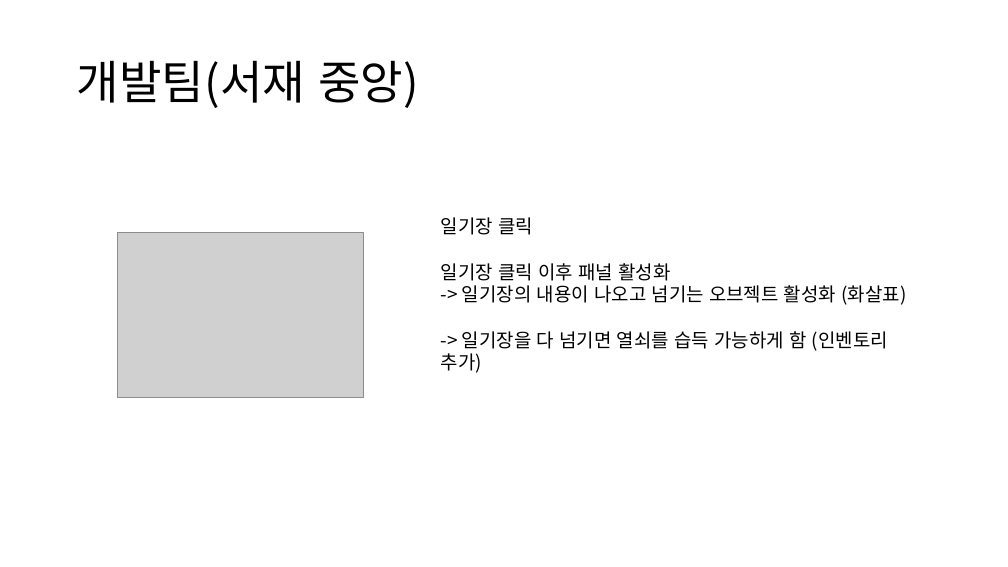
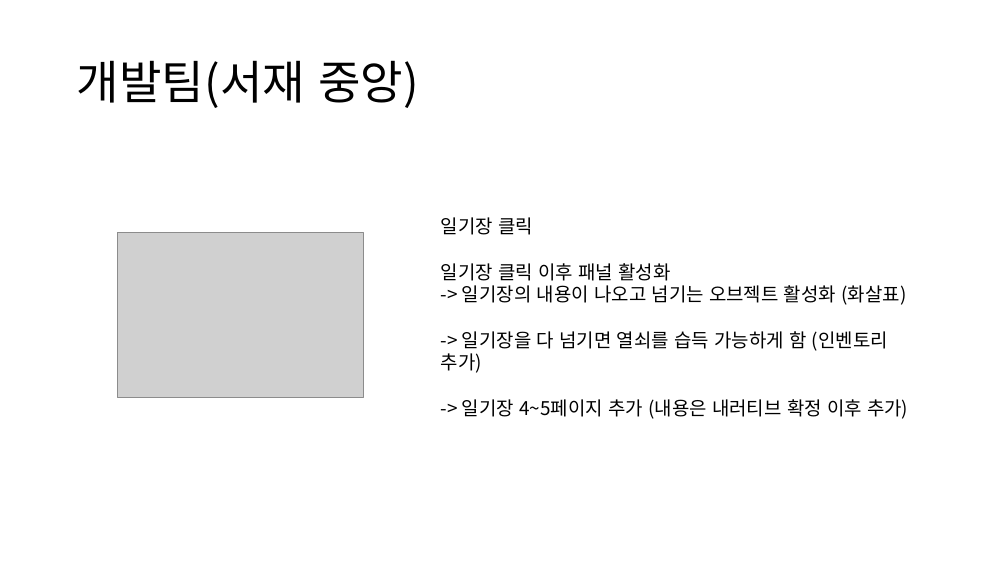
Before and after one commit to mokotan1/newCapstone, a slide deck: slide 14 of 기획서/서재 개발 기획.pptx (slide 11 before the commit). Drawn at 1008x567 pixels with LibreOffice and Linux fonts; fonts in the diff are those of the drawing; grey boxes stand for pictures. Boxes give left, top, right and bottom in pixels: in the first picture for what was removed or moved away, otherwise in the second. Text is boxed around its words. In the diff, an @@ line names an element or a change of style, - is before the commit and + after.

Commit message:
ui 기획서와 서재 기획서 수정

```diff
--- a/기획서/서재 개발 기획.pptx
+++ b/기획서/서재 개발 기획.pptx
@@ text at (462,399,908,419): paragraph added @@
+-> 일기장 4~5페이지 추가 (내용은 내러티브 확정 이후 추가)
```
Also in this commit, not shown: 1 other slide changed, 5 slides added, 1 other file.
